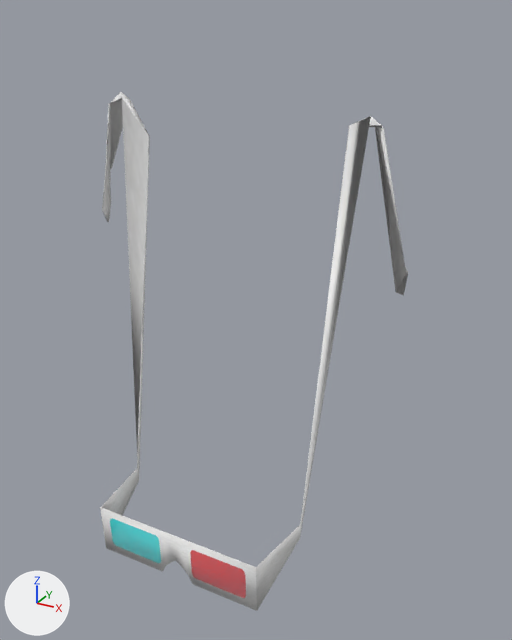
The glTF model public/models/makehuman/acc/fem/lentes3d.gltf: old version first, new version second.
Rendered twice from a 50 mm lens placed at (0.239, -0.456, 1.832), pointed at (0.025, -0.068, 1.638). Every picture has the same lights, and +X, +Y and +Z are marked at lower left. The older version comes first. Both versions are drawn at full value of the shape key 'a_orejasConejo' of 'fem_acc_lentes3d'; the numbers are the values there.

The first picture shows 'fem_acc_lentes3d'.
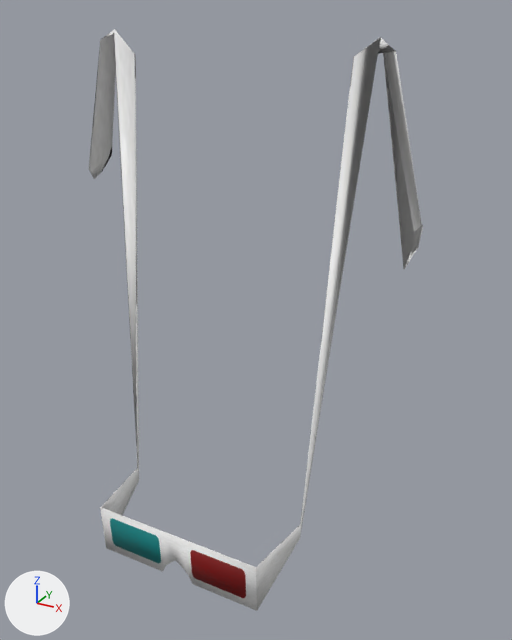
Location of each change, [x1, y1, x2, y2] in pixels of the pictures (512 x 640 px; the box of a moved part takes in the faces that stretch with it):
'fem_acc_lentes3d', reshaped (8% wider, 12% taller): before [100, 92, 408, 611]; after [89, 29, 423, 611]
part 1 of me_3dglasses_006, moved or reshaped: before [102, 92, 150, 475]; after [89, 29, 139, 475]
part 2 of me_3dglasses_006, moved or reshaped: before [300, 116, 408, 536]; after [300, 37, 423, 536]

The change, as a list of edits to the scene's bpy script:
```text
Change mat_acc_lentes3d:
    mat_acc_lentes3d.texture: img_acc_lentes3d -> img_acc_lentes3d  # with its transparency -> not seen
Change me_3dglasses_006:
    remove me_3dglasses_006.from_pydata(...)  # 72 vertices, 140 faces; spans x -0.121..0.12, y -0.142..-0.022, z 1.459..1.779
    add me_3dglasses_006.from_pydata(...)  # 72 vertices, 140 faces; spans x -0.128..0.127, y -0.142..-0.021, z 1.459..1.819
    me_3dglasses_006 part 1
    me_3dglasses_006.vertices[20].co: (-0.089, -0.051, 1.775) -> (-0.092, -0.052, 1.817)  # pixel (122, 98) -> pixel (113, 33)
    me_3dglasses_006.vertices[21].co: (-0.07, -0.048, 1.75) -> (-0.076, -0.05, 1.804)  # pixel (149, 136) -> pixel (135, 54)
    me_3dglasses_006.vertices[24].co: (-0.1, -0.053, 1.771) -> (-0.102, -0.054, 1.813)  # pixel (108, 103) -> pixel (100, 39)
    me_3dglasses_006.vertices[25].co: (-0.089, -0.043, 1.774) -> (-0.094, -0.046, 1.816)  # pixel (130, 99) -> pixel (117, 34)
    me_3dglasses_006.vertices[28].co: (-0.121, -0.045, 1.69) -> (-0.128, -0.048, 1.721)  # pixel (102, 210) -> pixel (89, 170)
    me_3dglasses_006.vertices[29].co: (-0.118, -0.036, 1.718) -> (-0.118, -0.033, 1.73)  # pixel (110, 172) -> pixel (111, 155)
    me_3dglasses_006.vertices[32].co: (-0.12, -0.04, 1.679) -> (-0.128, -0.043, 1.713)  # pixel (108, 222) -> pixel (94, 178)
    me_3dglasses_006.vertices[33].co: (-0.119, -0.036, 1.696) -> (-0.124, -0.038, 1.719)  # pixel (111, 201) -> pixel (102, 171)
    me_3dglasses_006.vertices[56].co: (-0.09, -0.051, 1.775) -> (-0.091, -0.052, 1.817)  # pixel (121, 98) -> pixel (114, 33)
    me_3dglasses_006.vertices[57].co: (-0.07, -0.049, 1.75) -> (-0.077, -0.051, 1.804)  # pixel (148, 136) -> pixel (134, 54)
    me_3dglasses_006.vertices[60].co: (-0.099, -0.052, 1.772) -> (-0.102, -0.054, 1.813)  # pixel (110, 102) -> pixel (100, 39)
    me_3dglasses_006.vertices[61].co: (-0.093, -0.047, 1.779) -> (-0.095, -0.047, 1.819)  # pixel (121, 91) -> pixel (114, 29)
    me_3dglasses_006.vertices[64].co: (-0.121, -0.046, 1.69) -> (-0.128, -0.049, 1.722)  # pixel (102, 210) -> pixel (88, 169)
    me_3dglasses_006.vertices[65].co: (-0.118, -0.037, 1.718) -> (-0.125, -0.04, 1.762)  # pixel (109, 172) -> pixel (94, 113)
    me_3dglasses_006.vertices[68].co: (-0.121, -0.041, 1.679) -> (-0.128, -0.044, 1.714)  # pixel (107, 222) -> pixel (93, 178)
    me_3dglasses_006.vertices[69].co: (-0.121, -0.038, 1.682) -> (-0.126, -0.041, 1.737)  # pixel (109, 218) -> not seen
    me_3dglasses_006 part 2
    me_3dglasses_006.vertices[22].co: (0.091, -0.049, 1.775) -> (0.095, -0.052, 1.817)  # pixel (370, 116) -> pixel (379, 37)
    me_3dglasses_006.vertices[23].co: (0.078, -0.048, 1.768) -> (0.079, -0.049, 1.807)  # pixel (348, 125) -> pixel (353, 56)
    me_3dglasses_006.vertices[26].co: (0.101, -0.051, 1.769) -> (0.105, -0.054, 1.811)  # pixel (383, 128) -> pixel (396, 51)
    me_3dglasses_006.vertices[27].co: (0.091, -0.043, 1.772) -> (0.094, -0.043, 1.813)  # pixel (373, 118) -> not seen
    me_3dglasses_006.vertices[30].co: (0.119, -0.043, 1.68) -> (0.126, -0.044, 1.713)  # pixel (406, 273) -> pixel (421, 224)
    me_3dglasses_006.vertices[31].co: (0.107, -0.022, 1.658) -> (0.111, -0.021, 1.674)  # pixel (395, 292) -> pixel (403, 270)
    me_3dglasses_006.vertices[34].co: (0.119, -0.038, 1.679) -> (0.124, -0.038, 1.697)  # pixel (408, 273) -> pixel (418, 247)
    me_3dglasses_006.vertices[35].co: (0.115, -0.029, 1.66) -> (0.119, -0.032, 1.689)  # pixel (403, 295) -> pixel (412, 254)
    me_3dglasses_006.vertices[58].co: (0.092, -0.05, 1.775) -> (0.096, -0.052, 1.817)  # pixel (370, 116) -> pixel (380, 37)
    me_3dglasses_006.vertices[59].co: (0.078, -0.048, 1.768) -> (0.079, -0.05, 1.807)  # pixel (349, 125) -> pixel (353, 57)
    me_3dglasses_006.vertices[62].co: (0.1, -0.051, 1.77) -> (0.103, -0.053, 1.812)  # pixel (382, 125) -> pixel (392, 48)
    me_3dglasses_006.vertices[63].co: (0.092, -0.043, 1.772) -> (0.094, -0.044, 1.814)  # pixel (374, 118) -> not seen
    me_3dglasses_006.vertices[66].co: (0.12, -0.044, 1.68) -> (0.127, -0.046, 1.713)  # pixel (406, 274) -> pixel (421, 224)
    me_3dglasses_006.vertices[67].co: (0.114, -0.029, 1.68) -> (0.114, -0.028, 1.699)  # pixel (405, 265) -> pixel (407, 237)
    me_3dglasses_006.vertices[70].co: (0.119, -0.039, 1.679) -> (0.127, -0.042, 1.712)  # pixel (408, 273) -> pixel (423, 225)
    me_3dglasses_006.vertices[71].co: (0.115, -0.03, 1.66) -> (0.122, -0.033, 1.702)  # pixel (403, 295) -> not seen
```
